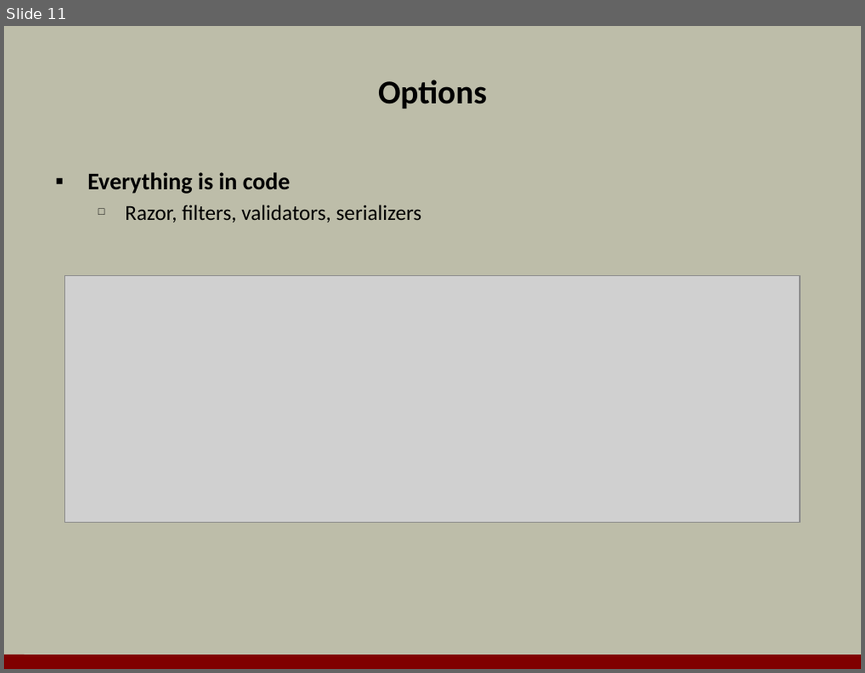
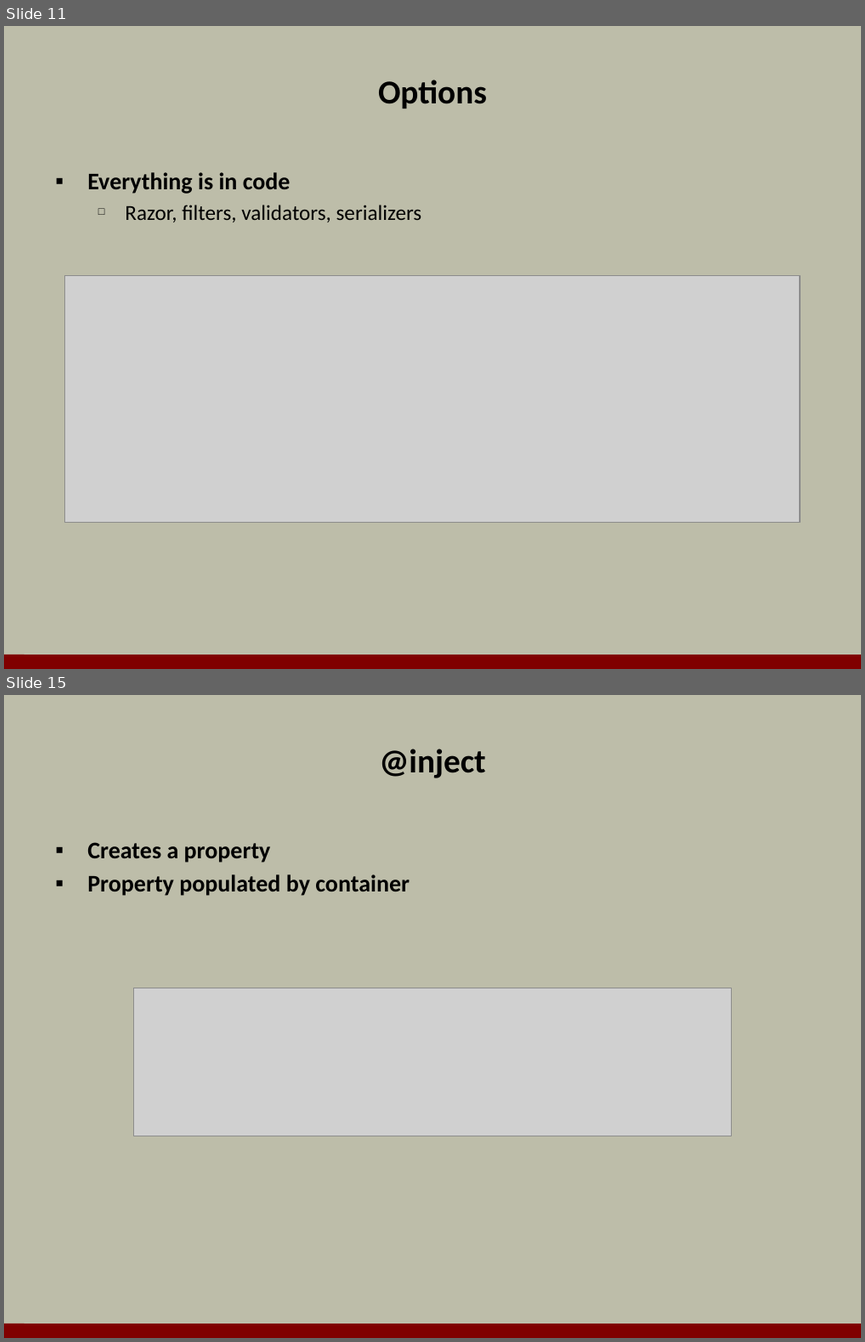
Before and after one commit to OdeToCode/classes, a slide deck: aspnet5/slides/a2_mvc6.pptx. Shown one above the other, each under a label of ours: slide 11 before the commit, slides 11 and 15 after it; the slides between them are not shown. The pictures are 865x673 and 865x1342 pixels, drawn with LibreOffice and Linux fonts; fonts in the diff are those of the drawing; grey boxes stand for pictures; background and template pictures are left out. Boxes give left, top, right and bottom in pixels: in the first picture for what was removed or moved away, otherwise in the second. Text is boxed around its words. In the diff, an @@ line names an element or a change of style, - is before the commit and + after.

```diff
--- a/aspnet5/slides/a2_mvc6.pptx
+++ b/aspnet5/slides/a2_mvc6.pptx
@@ slide 15 added at box(4, 695, 861, 1338), background #BDBDA9; not listed: 1 template element that a slide beside it also shows @@
@@ title added at box(379, 749, 485, 778), 28 pt, text #000000, bold @@
+@inject
@@ text added at box(87, 842, 409, 896), 20 pt, text #000000, bold @@
+▪ Creates a property
+▪ Property populated by container
@@ picture added at box(134, 988, 732, 1136) @@
```
Also in this commit, not shown: 2 slides changed, 11 other slides added, 3 slides removed.
